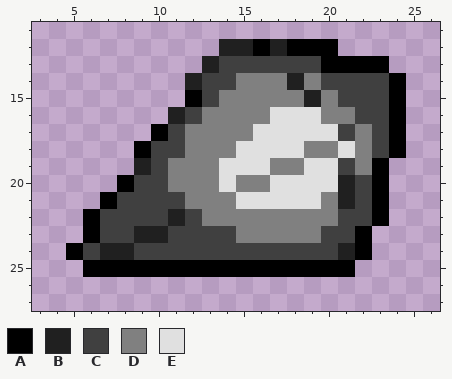
Two states of a pixel-art sprite, sprites/base/crystal.png. Above is the file before it was changed.
The file is 32x32 pixels. Shown: x 3..26, y 11..27.
Palette (. is transparent): A #000000  B #202020  C #404040  D #808080  E #e0e0e0
Pixels before, first column x 5:
12 .........BBABAAA....
13 ........BCCCCCCAAAA.
14 .......BCCDDDBDCCCCA
15 .......ACDDDDDBDCCCA
16 ......BCDDDDEEEDDCCA
17 .....ACDDDDEEEEECDCA
18 ....ACCDDDEEEEDDEDCA
19 ....BCDDDEEEDDEECDA.
20 ...ACCDDDEDDEEEEBCA.
21 ..ACCCCDDDEEEEEDBCA.
22 .ACCCCBCDDDDDDDDCCA.
23 .ACCBBCCCCDDDDDCCA..
24 ACBBCCCCCCCCCCCCBA..
25 .AAAAAAAAAAAAAAAA...
New version:
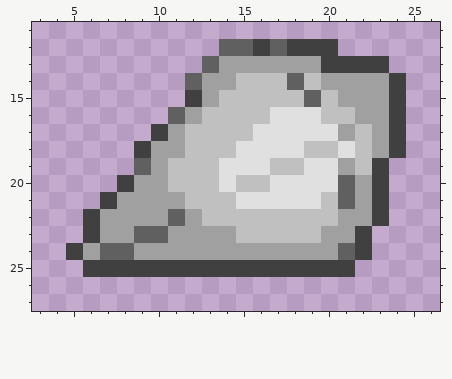
Commit message: Make crystal lighter
The edit:
colour A: #000000 -> #404040
colour B: #202020 -> #606060
colour C: #404040 -> #a0a0a0
colour D: #808080 -> #c0c0c0
Pixel boxes of the changes (left, top, right, bottom) in both pictures:
changed: (66, 39, 406, 277)
